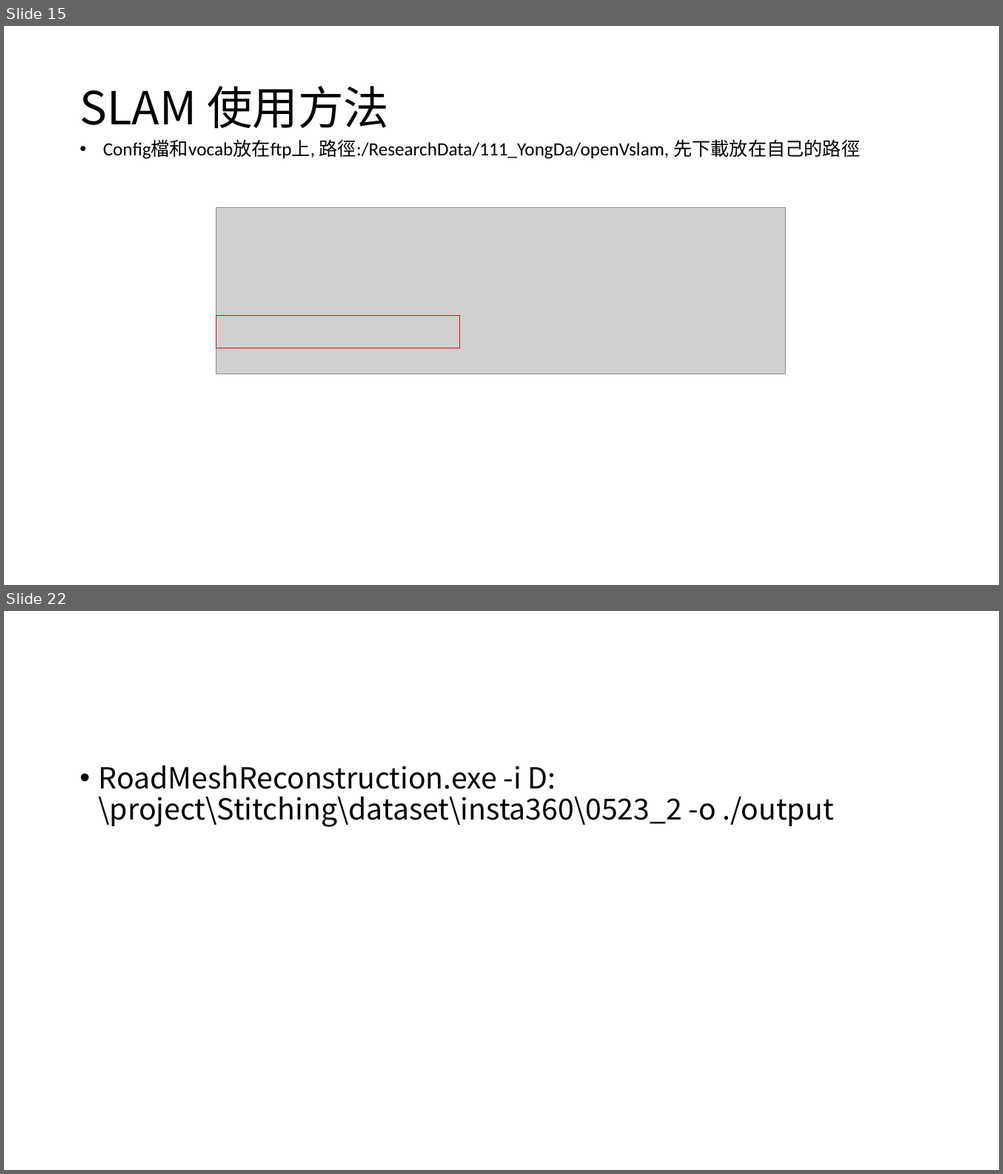
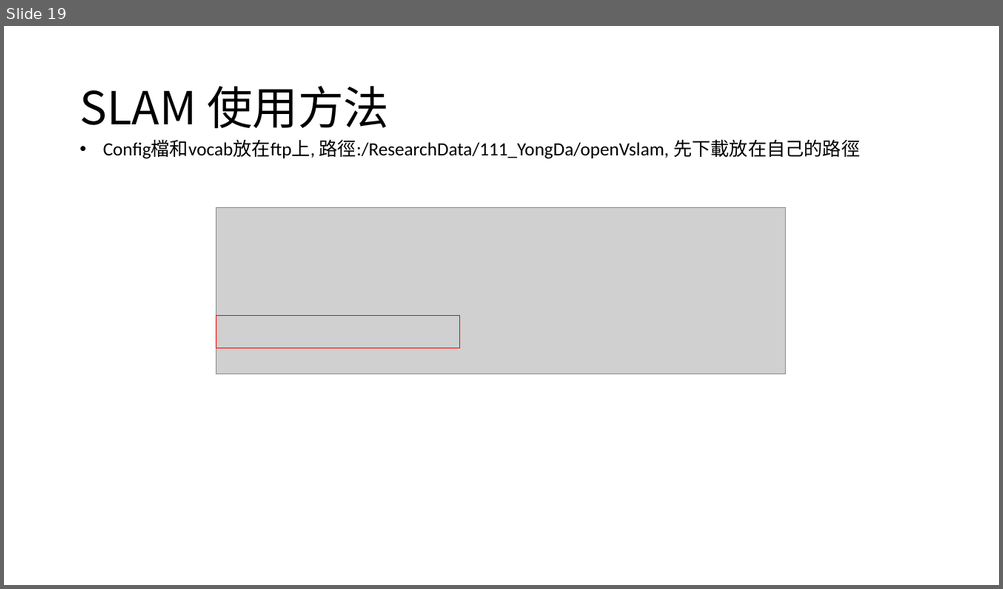
Before and after one commit to dada97/MeshReconstruction_SLAM, a slide deck: 說明文件.pptx. Shown one above the other, each under a label of ours: slides 15 and 22 before the commit, slide 19 after it; the slides between them are not shown. The pictures are 1003x1174 and 1003x589 pixels, drawn with LibreOffice and Linux fonts; fonts in the diff are those of the drawing; grey boxes stand for pictures; background and template pictures are left out. Boxes give left, top, right and bottom in pixels: in the first picture for what was removed or moved away, otherwise in the second. Text is boxed around its words. In the diff, an @@ line names an element or a change of style, - is before the commit and + after.

```diff
--- a/說明文件.pptx
+++ b/說明文件.pptx
@@ slide 22 removed at bbox=[4, 611, 999, 1170], background picture (left out) @@
@@ text removed at bbox=[99, 765, 834, 827] @@
-• RoadMeshReconstruction.exe -i D:\project\Stitching\dataset\insta360\0523_2 -o ./output
@@ what was slide 15 is now slide 19 @@
```
Also in this commit, not shown: 5 slides changed, 3 slides added, 2 other slides removed, 3 other files.
